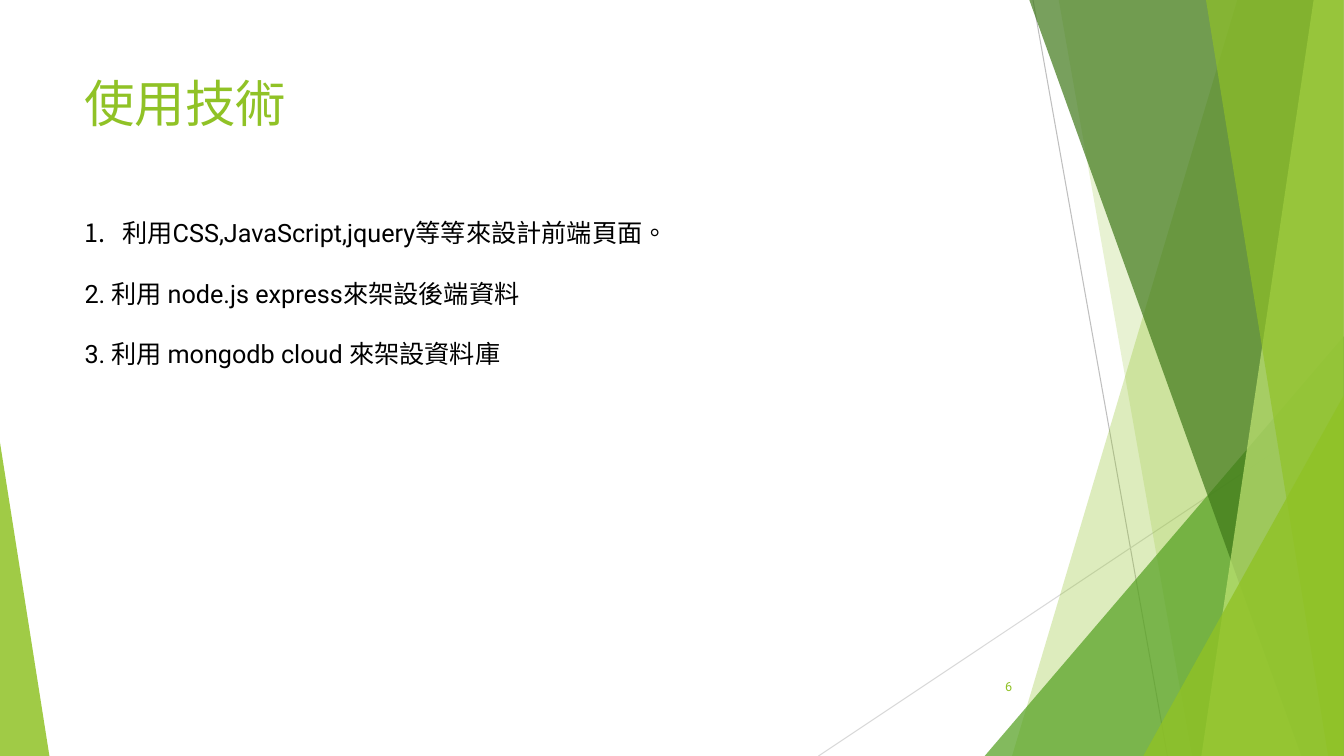
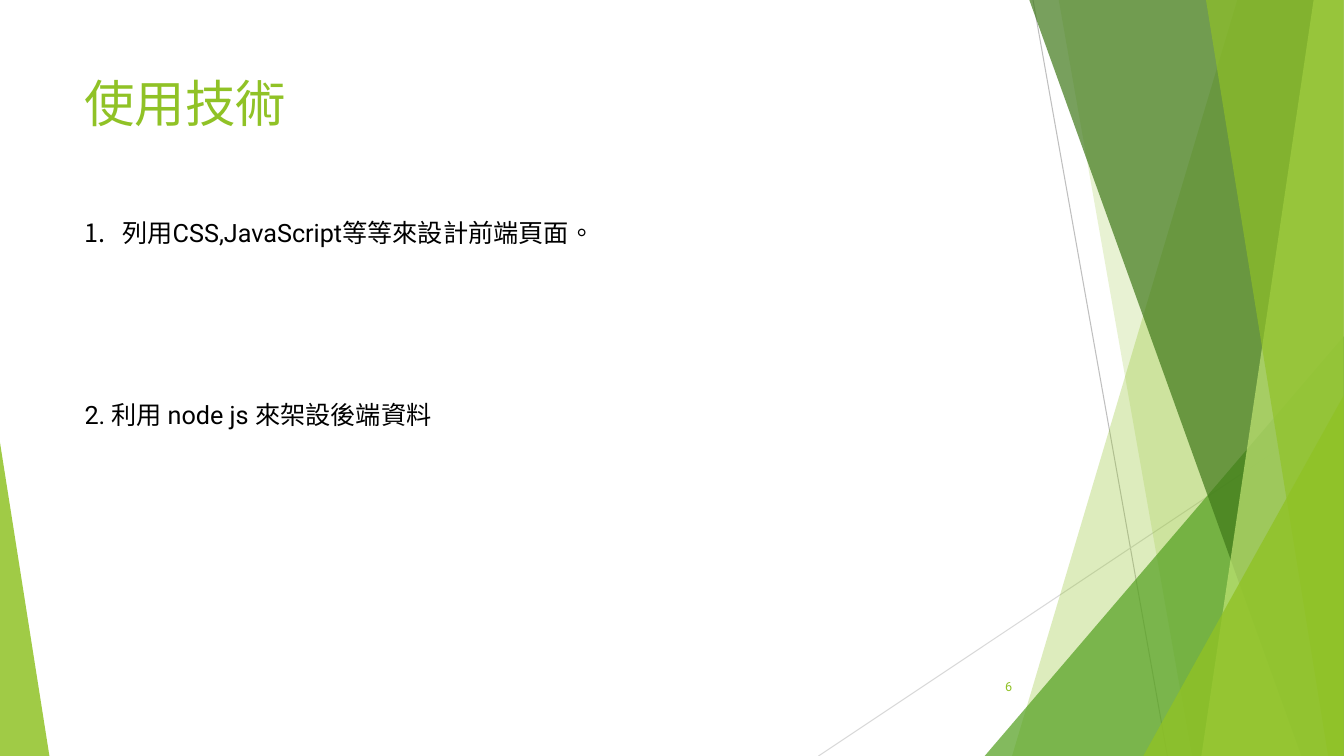
Before and after one commit to timli12/html-test, a slide deck: slide 6 of public/別擔心，我來「照」-01057102-01057123.pptx. Drawn at 1344x756 pixels with LibreOffice and Linux fonts; fonts in the diff are those of the drawing. Boxes give left, top, right and bottom in pixels: in the first picture for what was removed or moved away, otherwise in the second. Text is boxed around its words. In the diff, an @@ line names an element or a change of style, - is before the commit and + after.

```diff
--- a/public/別擔心，我來「照」-01057102-01057123.pptx
+++ b/public/別擔心，我來「照」-01057102-01057123.pptx
@@ text at <box>85,220,594,430</box>: text changed @@
-1. 利用CSS,JavaScript,jquery等等來設計前端頁面。
-2. 利用 node.js express來架設後端資料
-3. 利用 mongodb cloud 來架設資料庫
+1. 列用CSS,JavaScript等等來設計前端頁面。
+2. 利用 node js 來架設後端資料
```
Also in this commit, not shown: 4 other slides changed, 15 other files.
